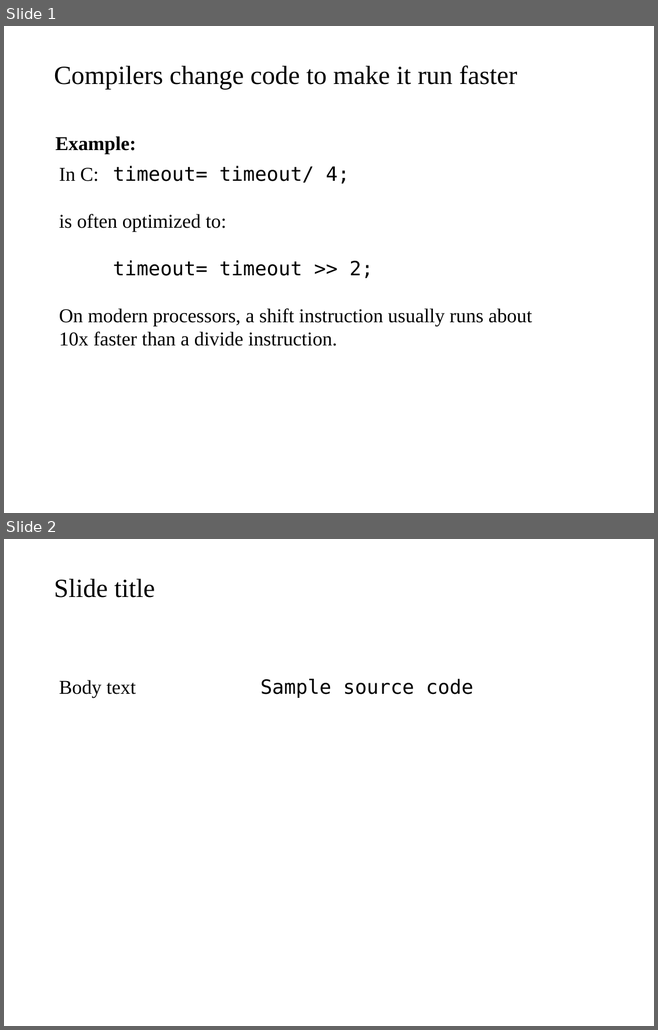
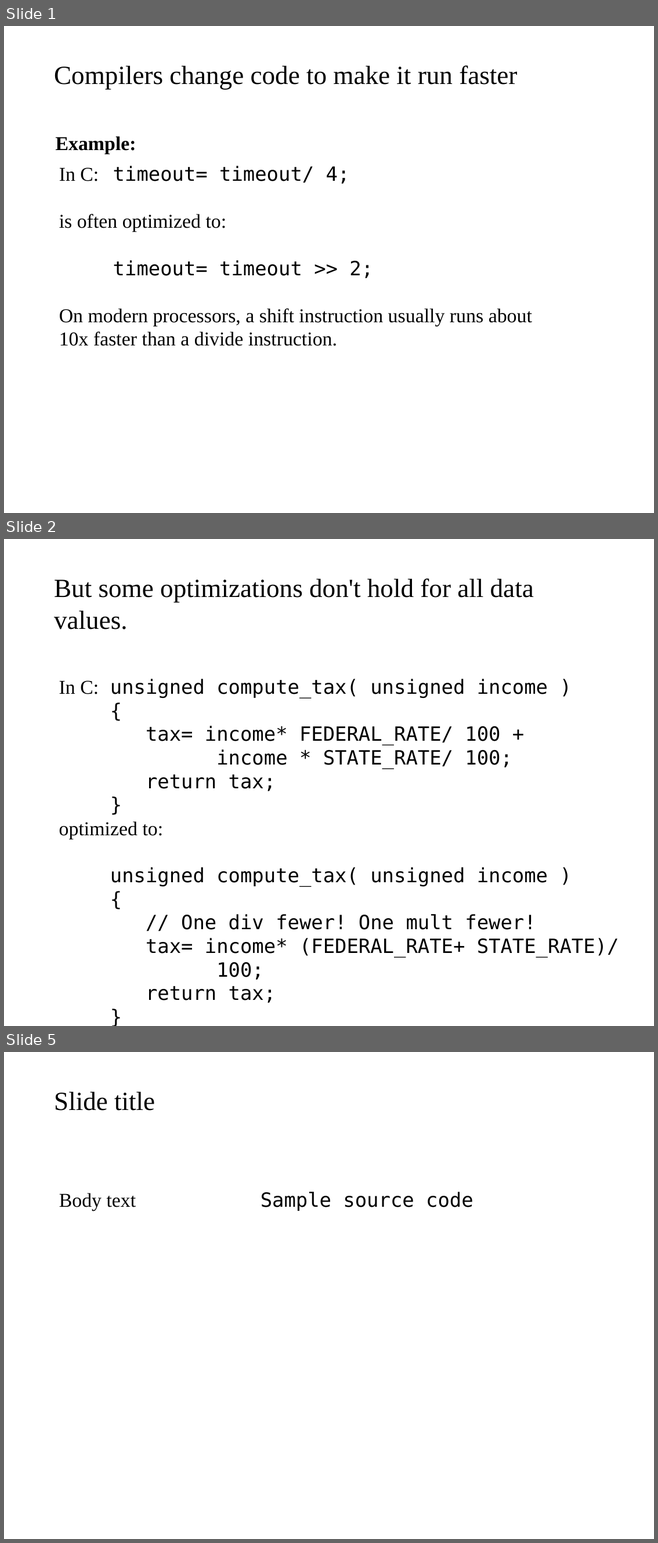
Before and after one commit to cschreiner/lli_undef_fix_admin, a slide deck: doc/poster/2015feb_grad_visit.draft.odp. Shown one above the other, each under a label of ours: slides 1 and 2 before the commit, slides 1, 2 and 5 after it; the slides between them are not shown. The pictures are 658x1030 and 658x1543 pixels, drawn with LibreOffice and Linux fonts; fonts in the diff are those of the drawing. Boxes give left, top, right and bottom in pixels: in the first picture for what was removed or moved away, otherwise in the second. Text is boxed around its words. In the diff, an @@ line names an element or a change of style, - is before the commit and + after.

```diff
--- a/doc/poster/2015feb_grad_visit.draft.odp
+++ b/doc/poster/2015feb_grad_visit.draft.odp
@@ slide 2 added at bbox=[4, 539, 654, 1026], background #FFFFFF @@
@@ text added at bbox=[54, 578, 534, 629], 32 pt, text #000000 @@
+But some optimizations don't hold for all data values.
@@ text added at bbox=[59, 681, 164, 839], 24 pt, text #000000 @@
+In C:
+optimized to:
@@ text added at bbox=[110, 679, 619, 1003], 24 pt, text #000000 @@
+unsigned compute_tax( unsigned income )
+{
+tax= income* FEDERAL_RATE/ 100 +
+income * STATE_RATE/ 100;
+return tax;
+}
+unsigned compute_tax( unsigned income )
+{
+// One div fewer! One mult fewer!
+tax= income* (FEDERAL_RATE+ STATE_RATE)/
+100;
+return tax;
+}
@@ what was slide 2 is now slide 5 @@
```
Also in this commit, not shown: 2 other slides added, 1 slide removed.
